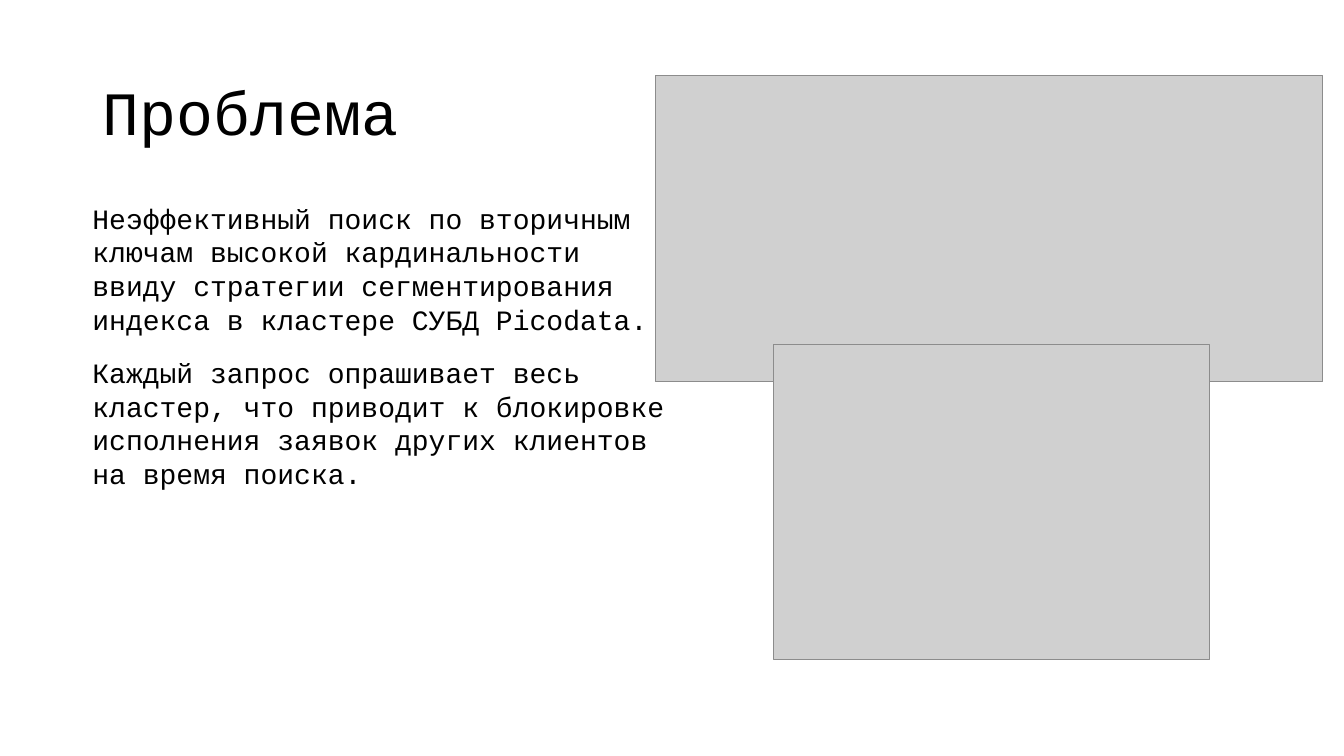
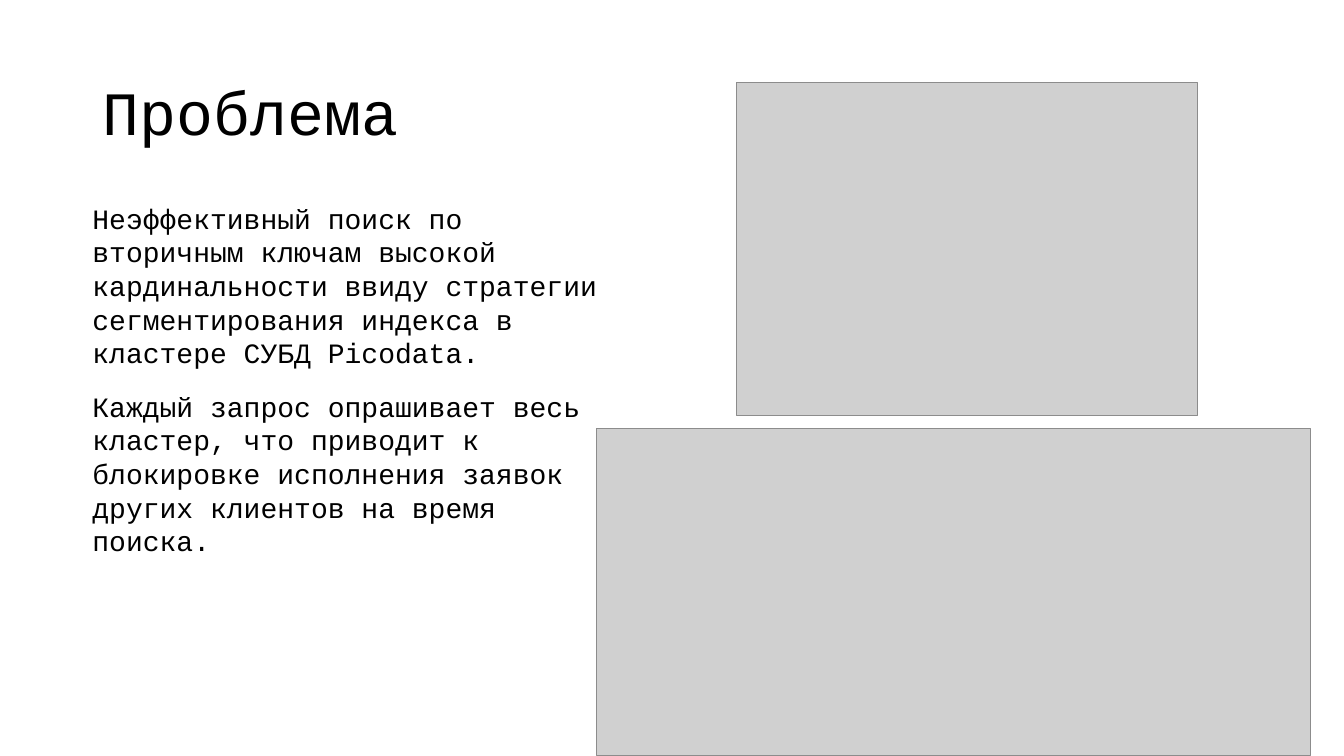
Before and after one commit to vitosotdihaet/pind, a slide deck: slide 3 of presentation.odp. Drawn at 1344x756 pixels with LibreOffice and Linux fonts; fonts in the diff are those of the drawing; grey boxes stand for pictures. Boxes give left, top, right and bottom in pixels: in the first picture for what was removed or moved away, otherwise in the second. Text is boxed around its words. In the diff, an @@ line names an element or a change of style, - is before the commit and + after.

```diff
--- a/presentation.odp
+++ b/presentation.odp
@@ picture: place and size @@
-picture at (774, 344, 1210, 658)
+picture at (737, 83, 1198, 416)
@@ text "Неэффективный поиск по вторичным ключам ..." rewrapped from (92, 209, 664, 490) to (92, 209, 597, 552) @@
@@ picture: place and size @@
-picture at (655, 76, 1323, 382)
+picture at (597, 429, 1311, 756)
```
Also in this commit, not shown: 5 other slides changed.
